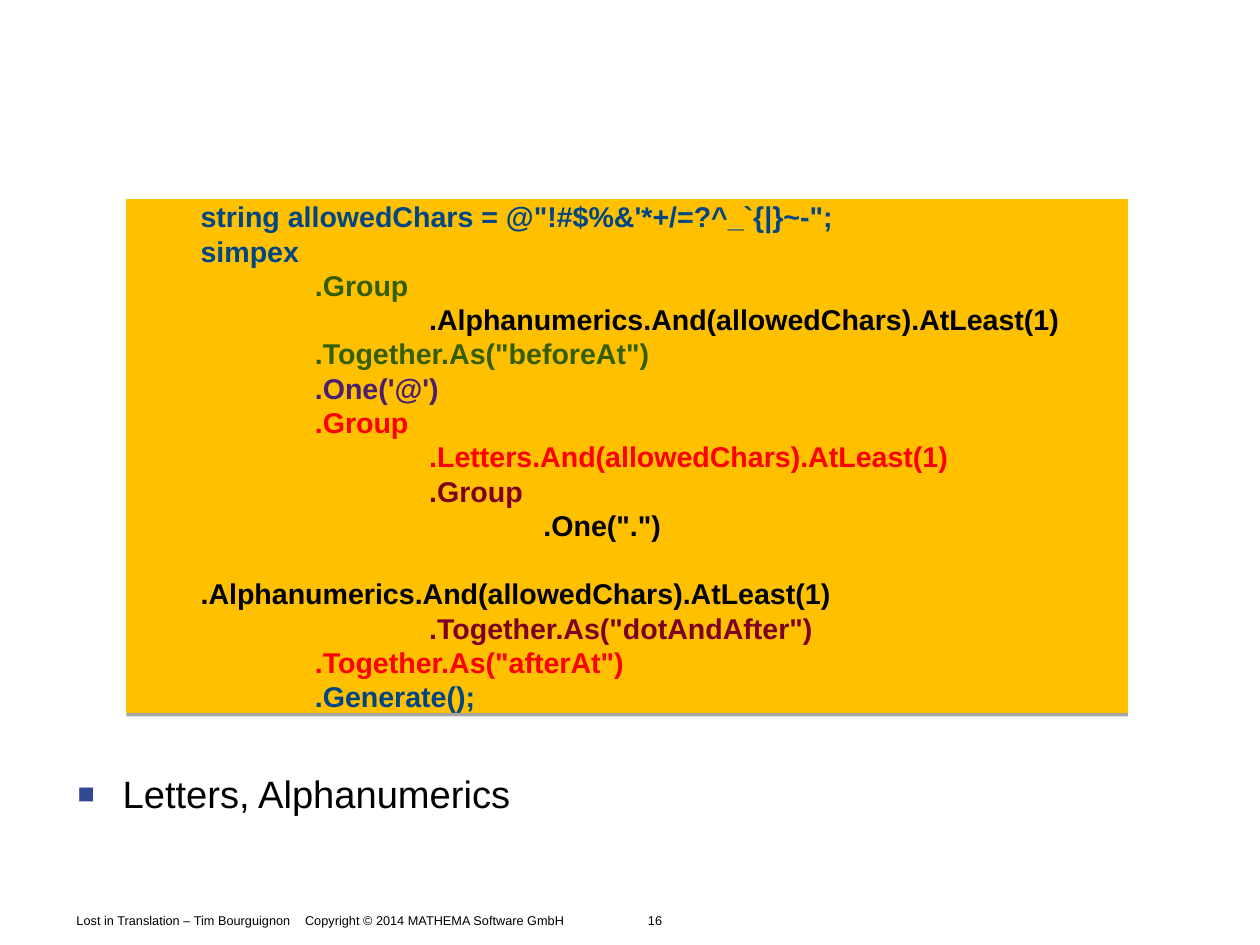
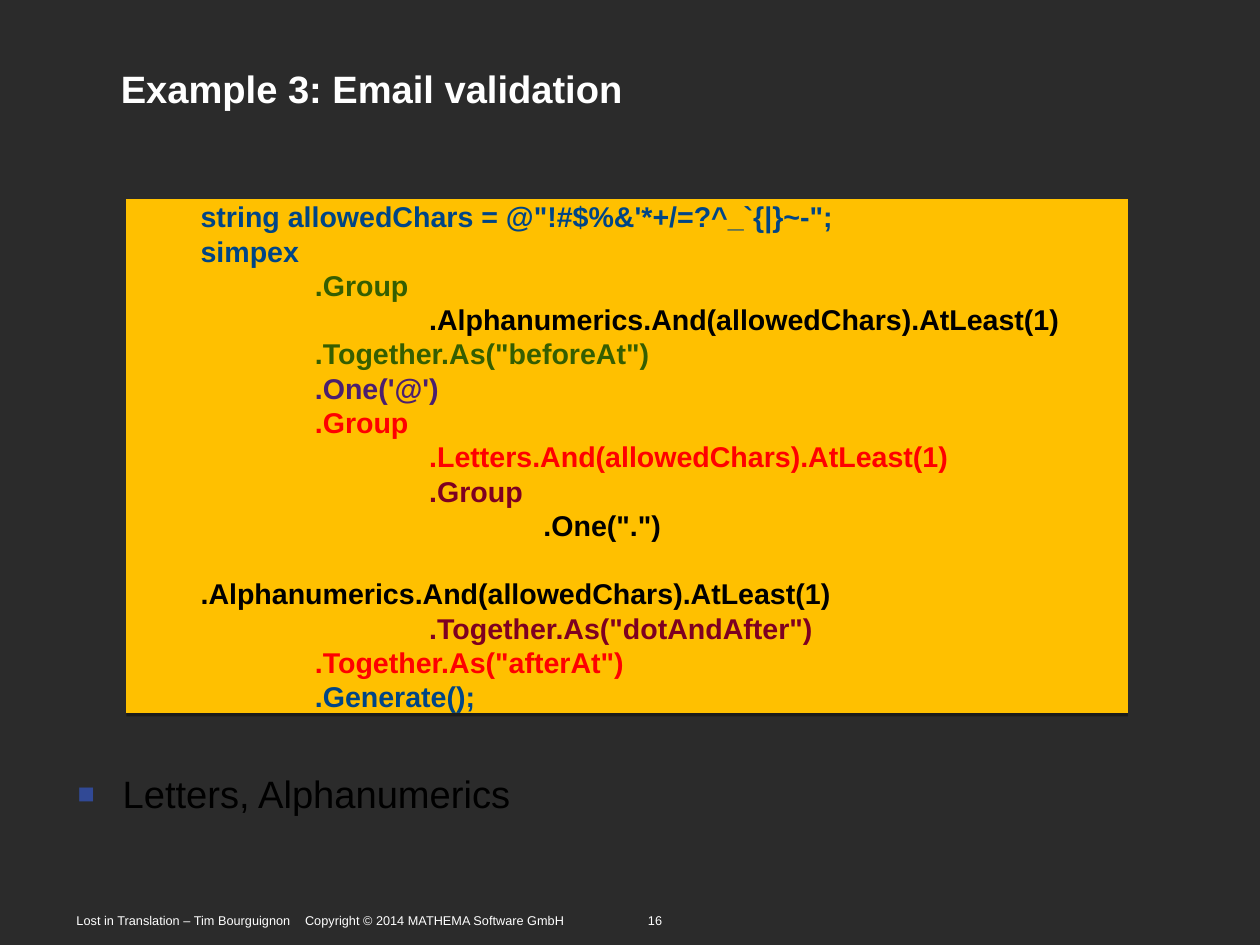
Before and after one commit to Timothep/Talk.LostInTranslation, a slide deck: slide 16 of LostInTranslation.odp. Drawn at 1260x945 pixels with LibreOffice and Linux fonts; fonts in the diff are those of the drawing; background and template pictures are left out; a plain dark background stands for a picture behind light text. Boxes give left, top, right and bottom in pixels: in the first picture for what was removed or moved away, otherwise in the second. Text is boxed around its words. In the diff, an @@ line names an element or a change of style, - is before the commit and + after.

```diff
--- a/LostInTranslation.odp
+++ b/LostInTranslation.odp
@@ background #FFFFFF to picture (left out) @@
@@ title "Example 3: Email validation" rewrapped from (348,51,1164,121) to (121,75,623,111) @@
@@ text at (76,915,662,928): text colour #000000 to #FFFFFF @@
```
Also in this commit, not shown: 40 other slides changed.
